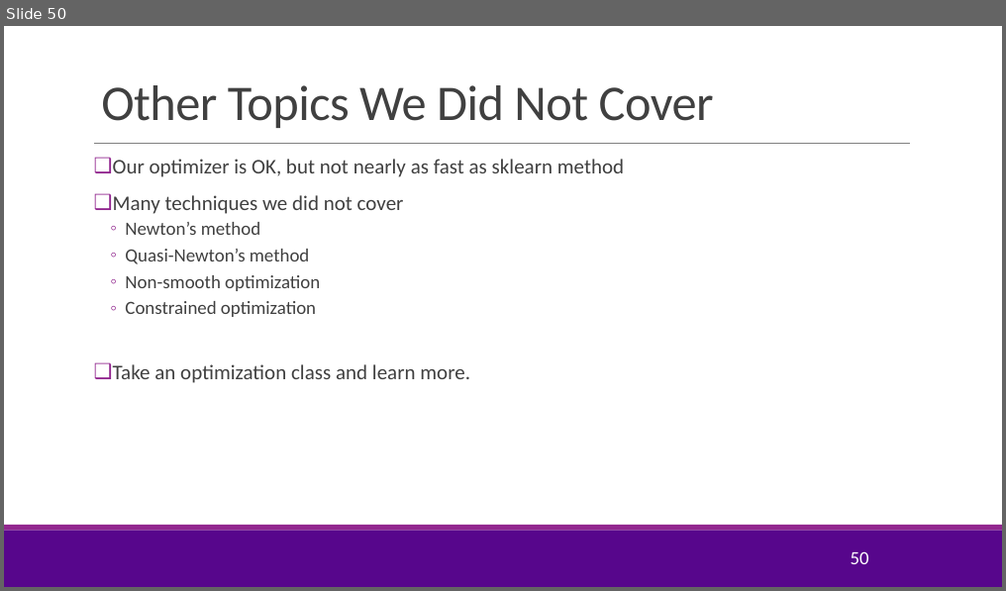
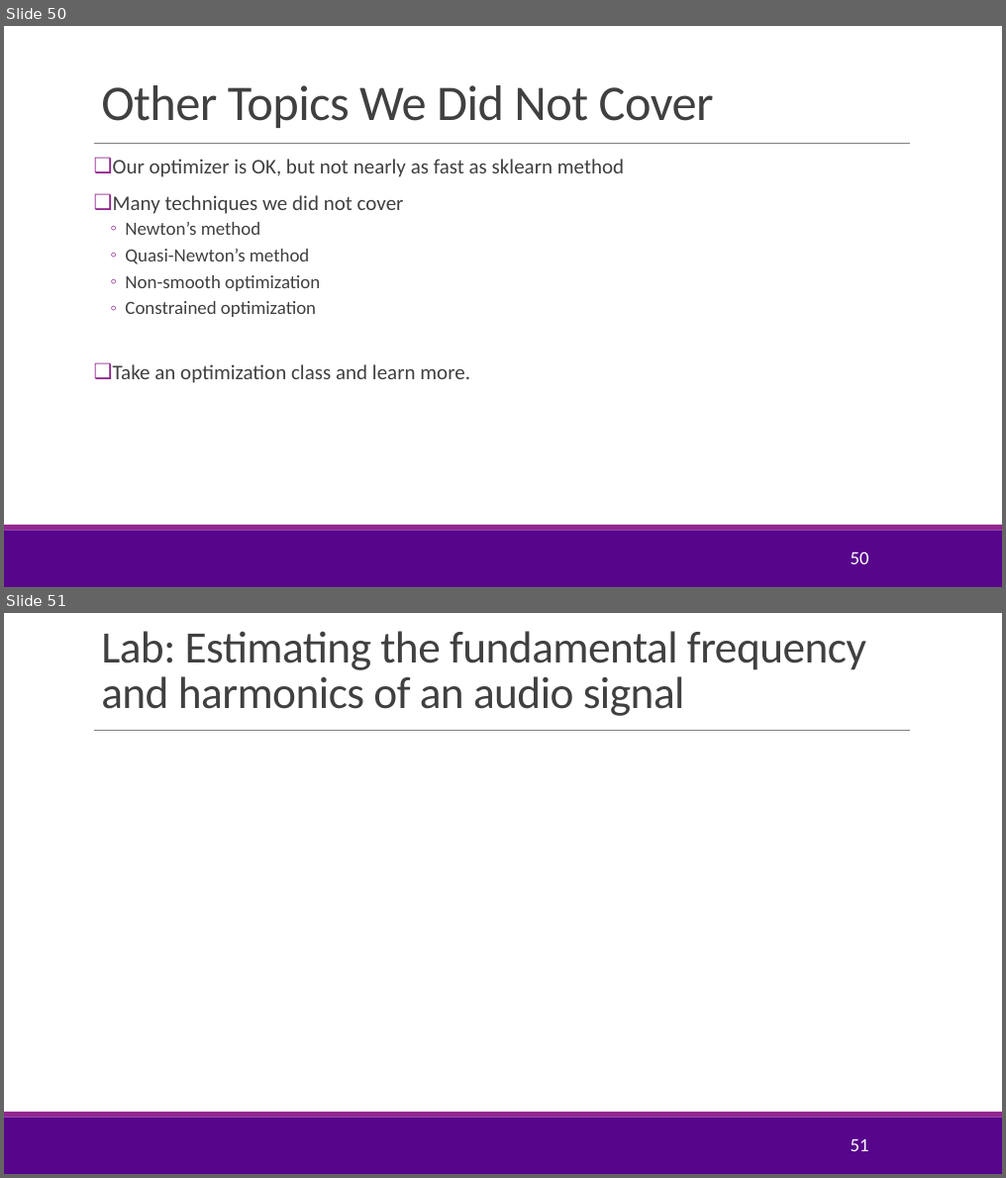
Before and after one commit to joshzzl/introml, a slide deck: lectures/Lect07_Optim.pptx. Shown one above the other, each under a label of ours: slide 50 before the commit, slides 50 and 51 after it. The pictures are 1006x591 and 1006x1178 pixels, drawn with LibreOffice and Linux fonts; fonts in the diff are those of the drawing; grey boxes stand for pictures; background and template pictures are left out. Boxes give left, top, right and bottom in pixels: in the first picture for what was removed or moved away, otherwise in the second. Text is boxed around its words. In the diff, an @@ line names an element or a change of style, - is before the commit and + after.

Commit message:
Minor changes and add a last slide explaining the lab for audio processing

```diff
--- a/lectures/Lect07_Optim.pptx
+++ b/lectures/Lect07_Optim.pptx
@@ slide 51 added at bbox=[4, 613, 1002, 1174], background #FFFFFF; not listed: 3 template elements that a slide beside it also shows @@
@@ title added at bbox=[101, 631, 866, 716], 43.2 pt, text #404040 @@
+Lab: Estimating the fundamental frequency and harmonics of an audio signal
@@ page number added at bbox=[850, 1140, 869, 1152], 18 pt, text #FFFFFF @@
+51
```
Also in this commit, not shown: 5 slides changed, 1 other slide added, 1 other file.
